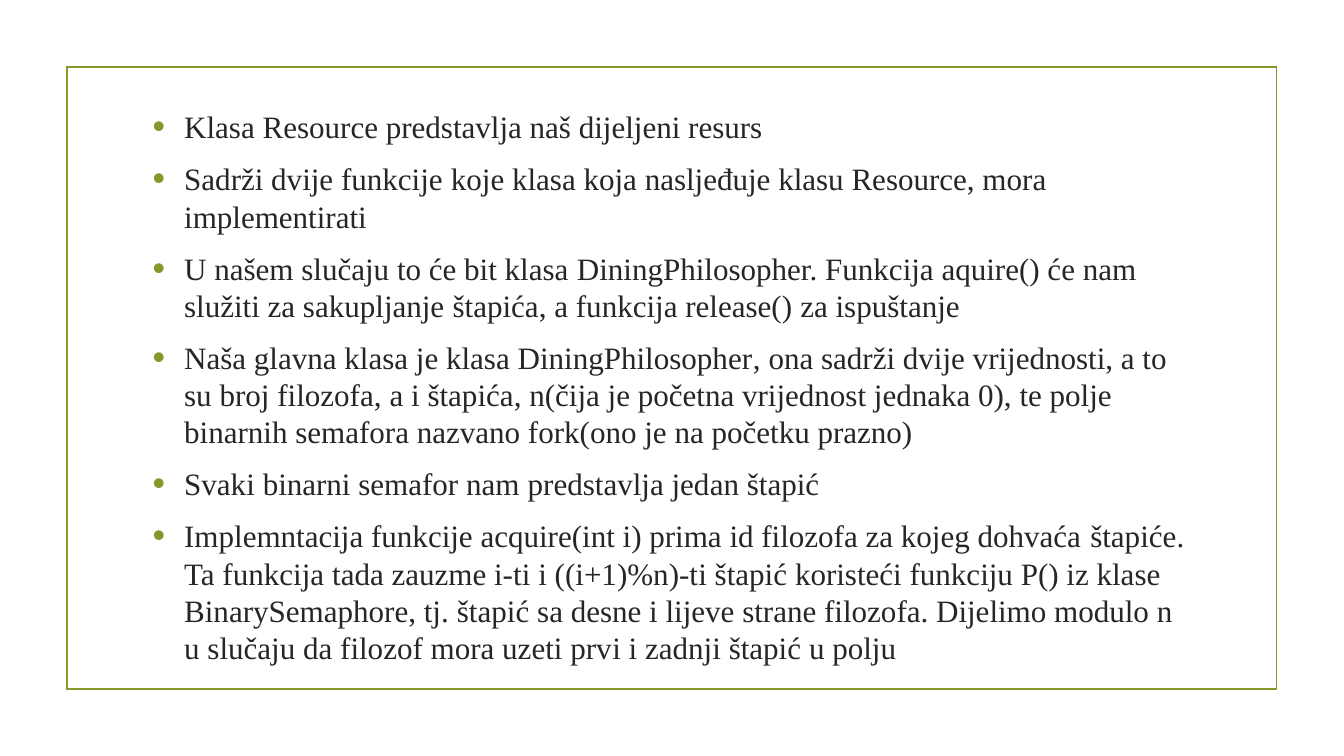
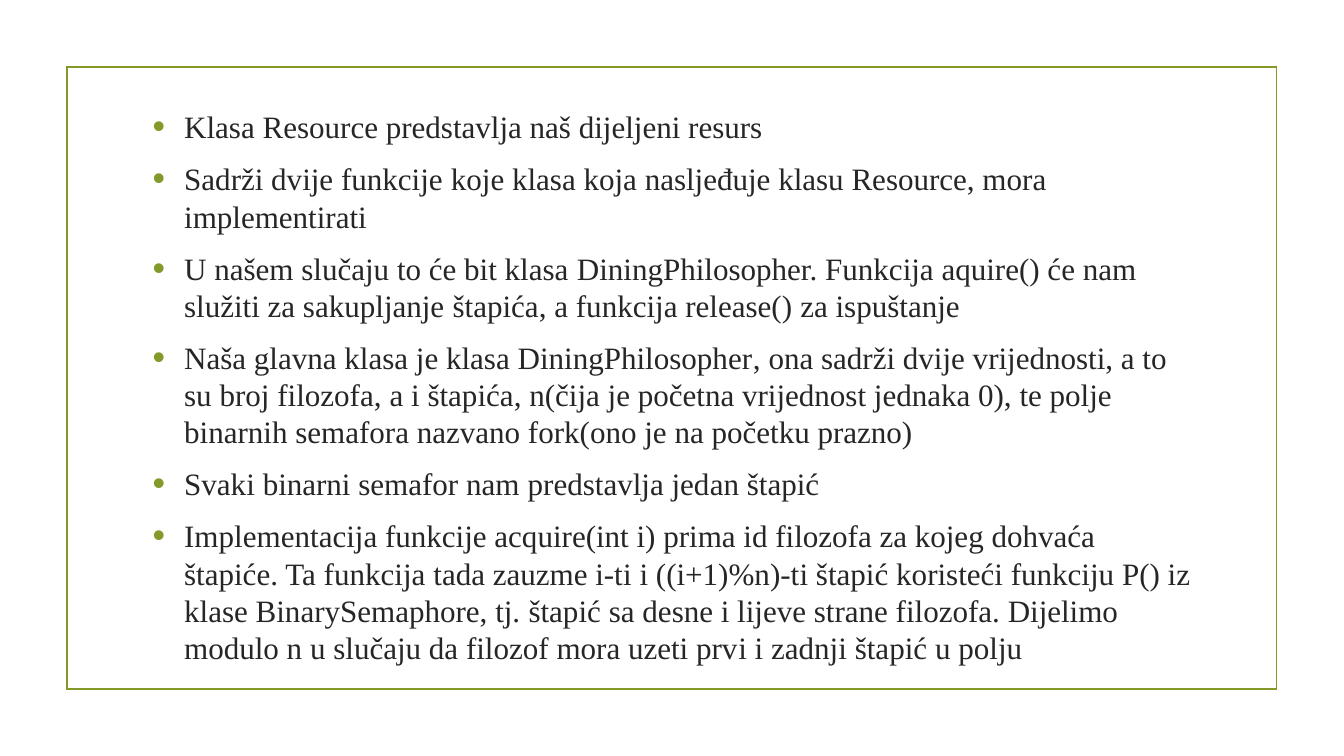
Before and after one commit to NikolaKasnar/Filozofi-koji-rucaju, a slide deck: slide 11 of Filozofi koji ručaju.pptx. Drawn at 1344x756 pixels with LibreOffice and Linux fonts; fonts in the diff are those of the drawing; background and template pictures are left out. Boxes give left, top, right and bottom in pixels: in the first picture for what was removed or moved away, otherwise in the second. Text is boxed around its words. In the diff, an @@ line names an element or a change of style, - is before the commit and + after.

```diff
--- a/Filozofi koji ručaju.pptx
+++ b/Filozofi koji ručaju.pptx
@@ text at [184,525,1190,665]: text changed @@
-• Implemntacija funkcije acquire(int i) prima id filozofa za kojeg dohvaća štapiće. Ta funkcija tada zauzme i-ti i ((i+1)%n)-ti štapić koristeći funkciju P() iz klase BinarySemaphore, tj. štapić sa desne i lijeve strane filozofa. Dijelimo modulo n u slučaju da filozof mora uzeti prvi i zadnji štapić u polju
+• Implementacija funkcije acquire(int i) prima id filozofa za kojeg dohvaća štapiće. Ta funkcija tada zauzme i-ti i ((i+1)%n)-ti štapić koristeći funkciju P() iz klase BinarySemaphore, tj. štapić sa desne i lijeve strane filozofa. Dijelimo modulo n u slučaju da filozof mora uzeti prvi i zadnji štapić u polju
```
Also in this commit, not shown: 1 other file.
